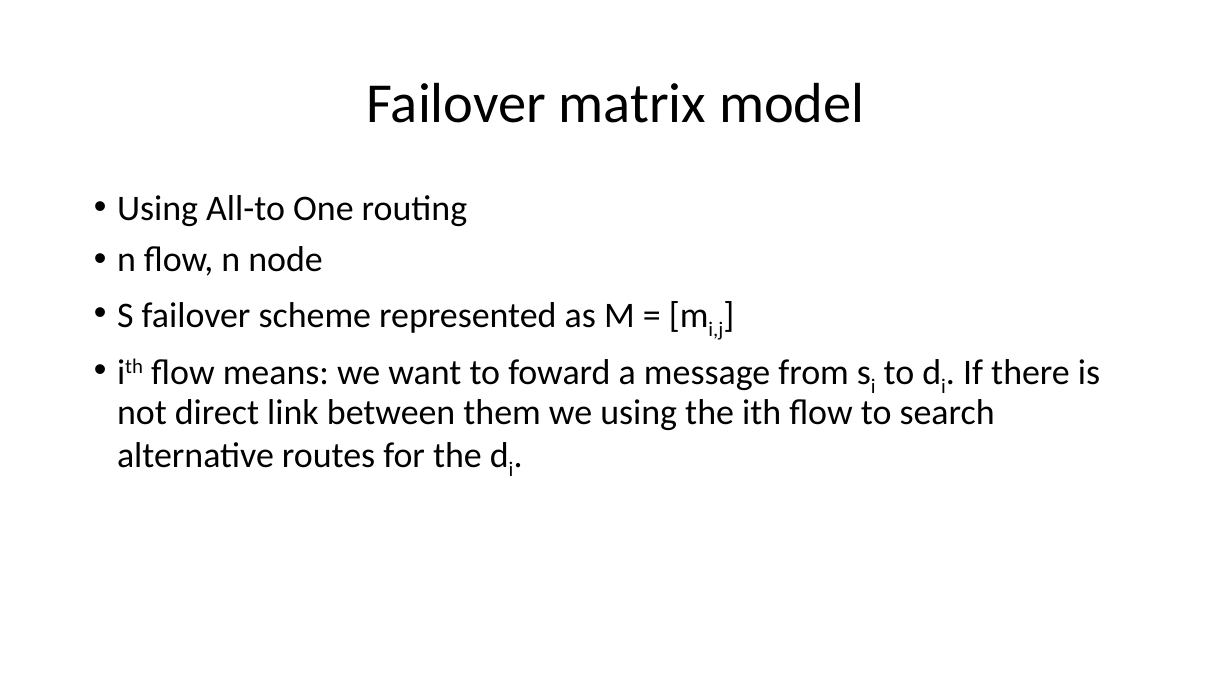
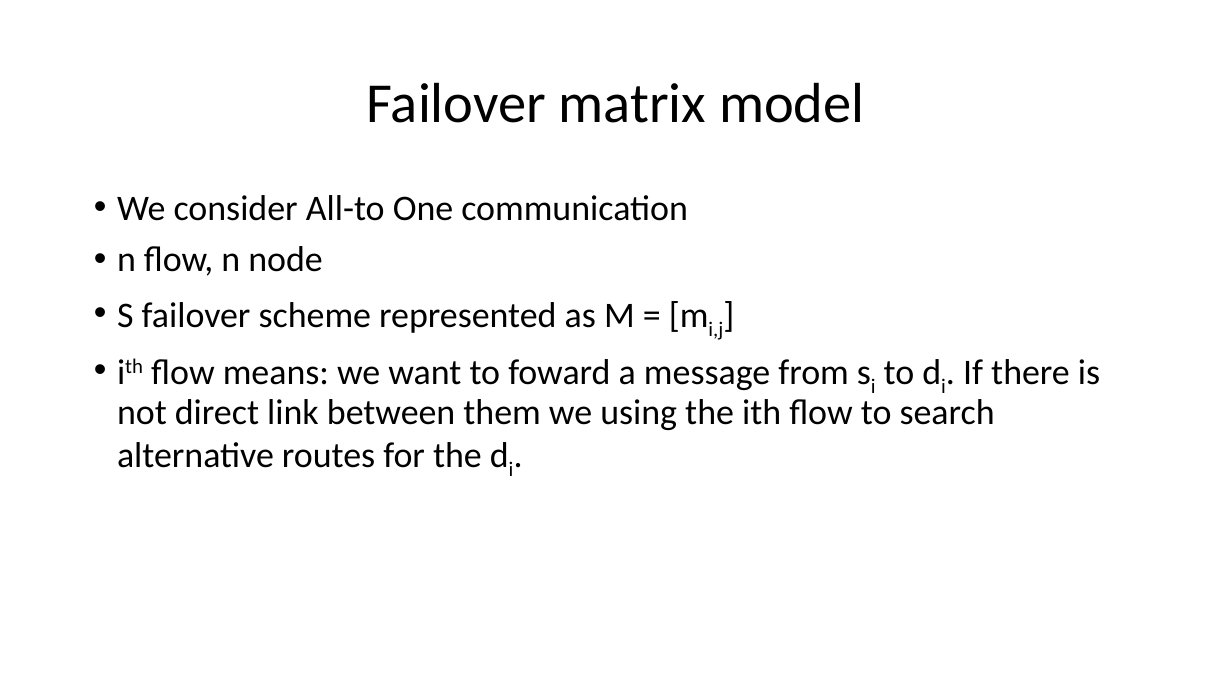
Before and after one commit to nagyandras95/Egyetem, a slide deck: slide 5 of halozatok/Load-Optimal Local Fast Rerouting for Relisient Networks.pptx. Drawn at 1232x693 pixels with LibreOffice and Linux fonts; fonts in the diff are those of the drawing. Boxes give left, top, right and bottom in pixels: in the first picture for what was removed or moved away, otherwise in the second. Text is boxed around its words. In the diff, an @@ line names an element or a change of style, - is before the commit and + after.

Commit message:
Add some details to problem statement model

```diff
--- a/halozatok/Load-Optimal Local Fast Rerouting for Relisient Networks.pptx
+++ b/halozatok/Load-Optimal Local Fast Rerouting for Relisient Networks.pptx
@@ text at [117, 195, 688, 221]: text changed @@
-• Using All-to One routing
+• We consider All-to One communication
```
Also in this commit, not shown: 1 other slide changed.
